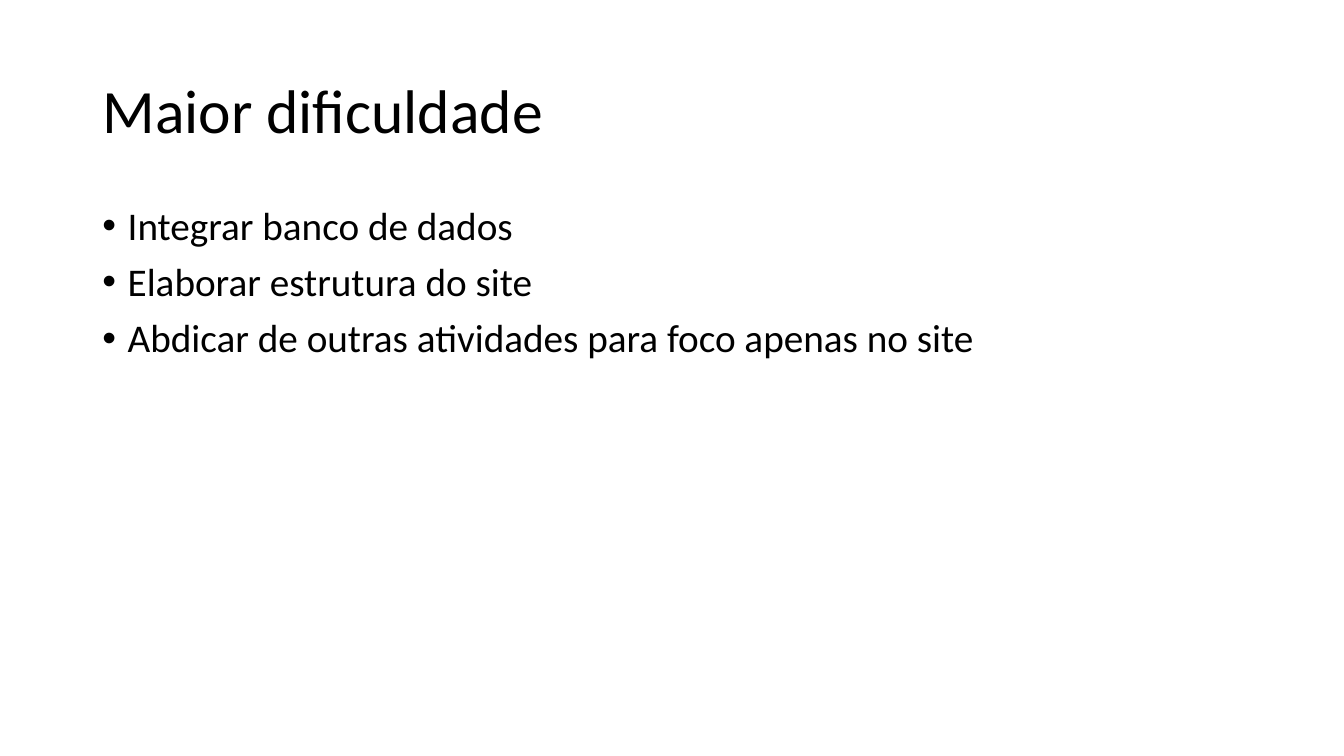
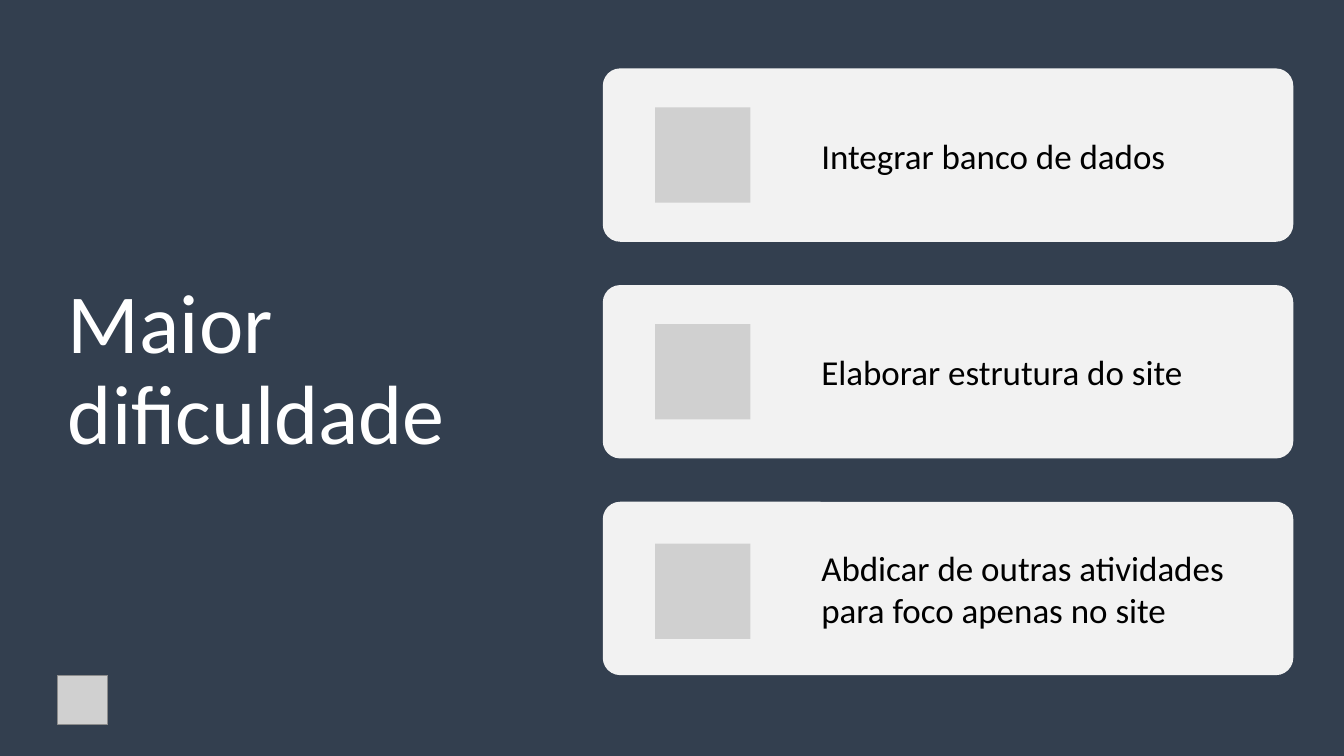
Before and after one commit to Pineapplentt/ThinkingWithPortals, a slide deck: slide 6 of doc/Apresentação Aperture.pptx (slide 5 before the commit). Drawn at 1344x756 pixels with LibreOffice and Linux fonts; fonts in the diff are those of the drawing; grey boxes stand for pictures. Boxes give left, top, right and bottom in pixels: in the first picture for what was removed or moved away, otherwise in the second. Text is boxed around its words. In the diff, an @@ line names an element or a change of style, - is before the commit and + after.

```diff
--- a/doc/Apresentação Aperture.pptx
+++ b/doc/Apresentação Aperture.pptx
@@ rectangle added at bbox=[0, 0, 1344, 756], fill #333F50 @@
@@ title "Maior dificuldade": place and size @@
-title "Maior dificuldade" at bbox=[102, 90, 543, 134]
+title "Maior dificuldade" at bbox=[68, 295, 445, 445]
@@ title "Maior dificuldade" at bbox=[68, 295, 445, 445]: size 44 to 60 pt, text colour #000000 to #FFFFFF @@
@@ text removed at bbox=[128, 212, 973, 359] @@
-• Integrar banco de dados
-• Elaborar estrutura do site
-• Abdicar de outras atividades para foco apenas no site
@@ group added at bbox=[603, 69, 1294, 676]: 3 rounded rectangles, 3 pictures, 3 texts @@
+Integrar banco de dados
+Elaborar estrutura do site
+Abdicar de outras atividades para foco apenas no site
@@ picture added at bbox=[57, 676, 107, 725] @@
```
Also in this commit, not shown: 4 other slides changed, 3 slides added, 1 slide removed, 12 other files.
